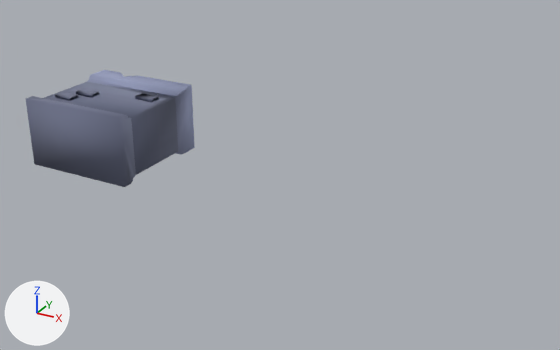
What one commit did to the OBJ model data/scene/wall/wall.obj.
Rendered twice from a 50 mm lens placed at (4.4, -4.45, 2.34), pointed at (1.66, 0.52, -0.15). Lighting does not change. The marker at lower left points along +X, +Y and +Z. Where no turn or scale is listed for an object, it has been applied to the vertices. Vertices at the same position are counted once.

In view in the first picture: 'wall.671'.
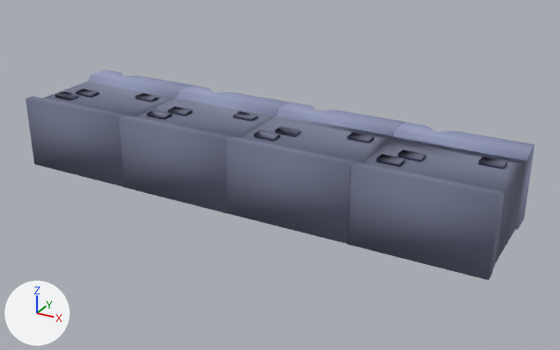
Edits to the bpy script that builds the scene:
```text
Change me_wall_671:
    where me_wall_671.from_pydata(...)  # 88 vertices, 174 faces; spans x -0.5..0.5, y 0.0..1.0, z -0.3..0.3
    used by ob_wall_671; location = (0.0, 0.0, 0.0)
    me_wall_671 part 1: the loose piece of 88 vertices spanning x -0.5..0.5, y 0.0..1.0, z -0.3..0.3 is copied, and the copy is moved by (0.992, 0.0, -0.003); it spans x 0.492..1.492, y 0.0..1.0, z -0.303..0.297
    me_wall_671 part 2: the loose piece of 88 vertices spanning x -0.5..0.5, y 0.0..1.0, z -0.3..0.3 is copied, and the copy is moved by (1.996, 0.0, -0.001); it spans x 1.496..2.496, y 0.0..1.0, z -0.301..0.299
    me_wall_671 part 3: the loose piece of 88 vertices spanning x -0.5..0.5, y 0.0..1.0, z -0.3..0.3 is copied, and the copy is moved by (2.988, 0.0, -0.004); it spans x 2.488..3.488, y 0.0..1.0, z -0.304..0.296
```

Pixel boxes [x1, y1, x2, y2] of what changed, in the pictures (560 x 350 px):
'wall.671', reshaped (200% wider, 79% taller)
    before: [26, 70, 195, 187]
    after: [26, 70, 535, 280]
part 1 of me_wall_671, added (blue)
    after: [118, 85, 290, 214]
part 2 of me_wall_671, added (blue)
    after: [226, 102, 404, 244]
part 3 of me_wall_671, added (blue)
    after: [347, 122, 535, 280]
